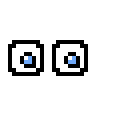
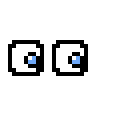
Two versions of the same layered image (128×128). Layer-by-layer changes:
painted on "Layer 4" over [left=64, top=52, right=84, bottom=68]
painted on "Layer 3" over [left=20, top=52, right=40, bottom=68]
